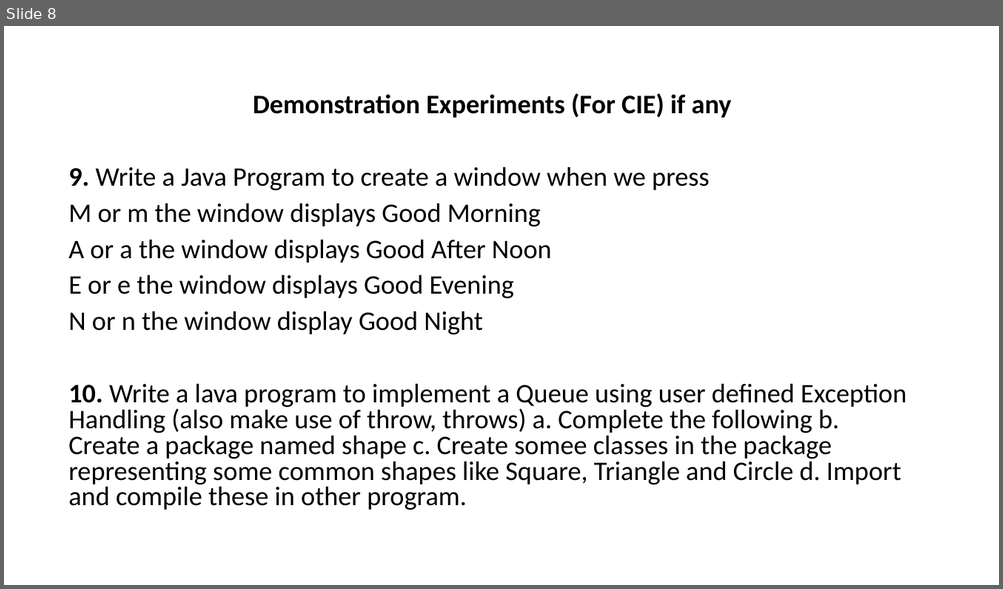
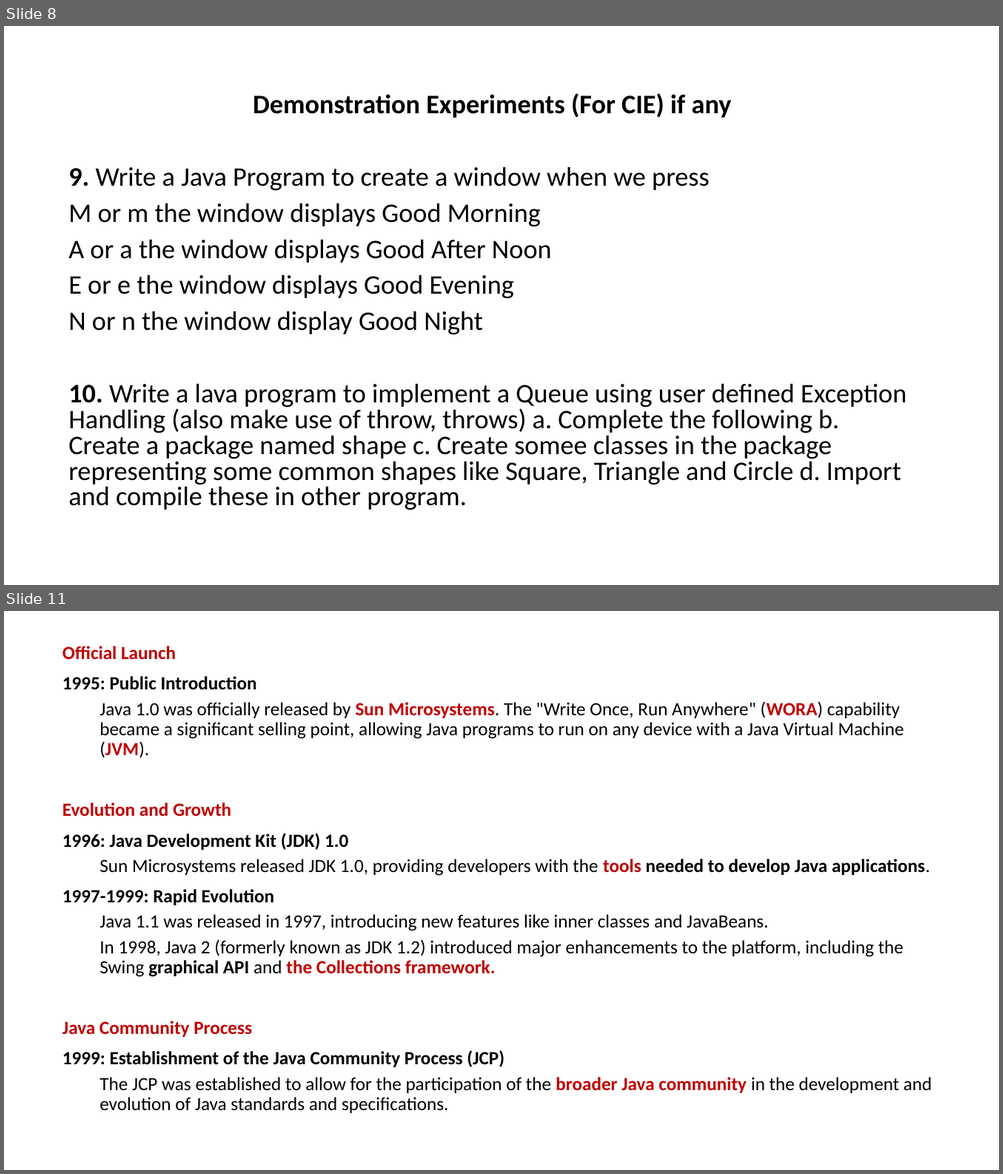
Before and after one commit to PRAMOD-VISHNU-NAIK/MCA-2nd-Sem-Shridevi-College, a slide deck: Java MCA-2.pptx. Shown one above the other, each under a label of ours: slide 8 before the commit, slides 8 and 11 after it; the slides between them are not shown. The pictures are 1003x589 and 1003x1174 pixels, drawn with LibreOffice and Linux fonts; fonts in the diff are those of the drawing. Boxes give left, top, right and bottom in pixels: in the first picture for what was removed or moved away, otherwise in the second. Text is boxed around its words. In the diff, an @@ line names an element or a change of style, - is before the commit and + after.

Commit message:
Included Java Lab Programs

```diff
--- a/Java MCA-2.pptx
+++ b/Java MCA-2.pptx
@@ slide 11 added at [4, 611, 999, 1170], background #FFFFFF @@
@@ text added at [62, 646, 932, 1113], 18 pt, text #000000 @@
+Official Launch
+1995: Public Introduction
+  Java 1.0 was officially released by Sun Microsystems. The "Write Once, Run Anywhere" (WORA) capability became a significant selling point, allowing Java programs to run on any device with a Java Virtual Machine (JVM).
+Evolution and Growth
+1996: Java Development Kit (JDK) 1.0
+  Sun Microsystems released JDK 1.0, providing developers with the tools needed to develop Java applications.
+1997-1999: Rapid Evolution
+  Java 1.1 was released in 1997, introducing new features like inner classes and JavaBeans.
+  In 1998, Java 2 (formerly known as JDK 1.2) introduced major enhancements to the platform, including the Swing graphical API and the Collections framework.
+Java Community Process
+1999: Establishment of the Java Community Process (JCP)
+  The JCP was established to allow for the participation of the broader Java community in the development and evolution of Java standards and specifications.
```
Also in this commit, not shown: 1 slide changed, 4 other slides added, 5 slides removed, 7 other files.
